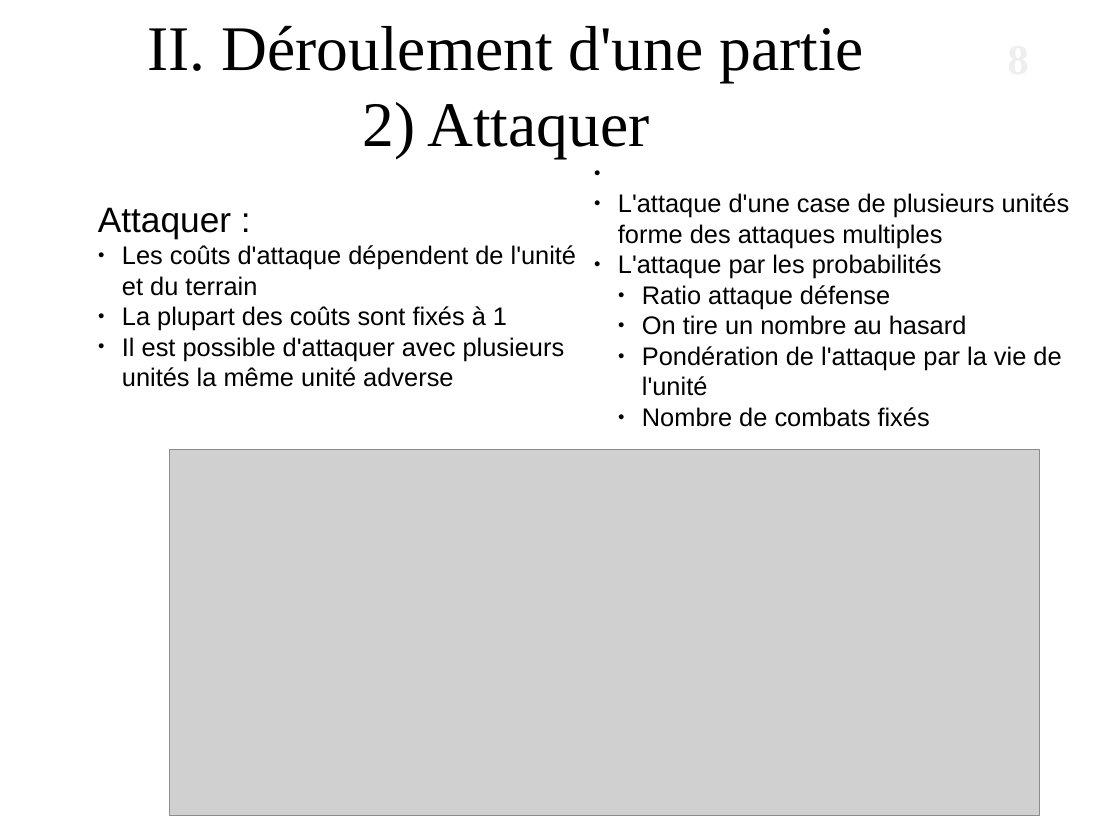
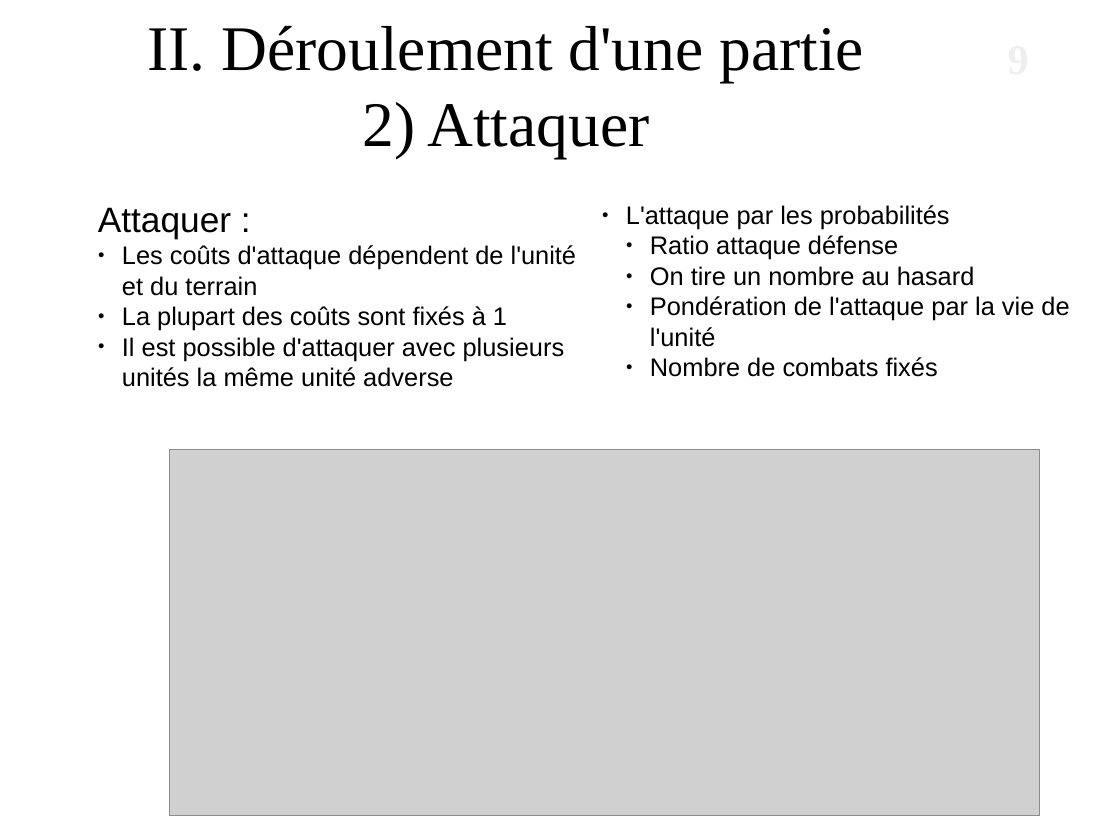
Before and after one commit to alexandreAudinot/projetPOOAudSee, a slide deck: slide 9 of Rapports/Documentation/diapo.odp (slide 8 before the commit). Drawn at 1120x840 pixels with LibreOffice and Linux fonts; fonts in the diff are those of the drawing; grey boxes stand for pictures; background and template pictures are left out. Boxes give left, top, right and bottom in pixels: in the first picture for what was removed or moved away, otherwise in the second. Text is boxed around its words. In the diff, an @@ line names an element or a change of style, - is before the commit and + after.

```diff
--- a/Rapports/Documentation/diapo.odp
+++ b/Rapports/Documentation/diapo.odp
@@ page number at box(768, 33, 1030, 90): text changed @@
-8
+9
@@ text "L'attaque par les probabilités": place and size @@
-text "L'attaque par les probabilités" at box(618, 193, 1070, 427)
+text "L'attaque par les probabilités" at box(626, 205, 1069, 377)
@@ text at box(618, 193, 1070, 248): paragraph removed @@
-● L'attaque d'une case de plusieurs unités forme des attaques multiples
```
Also in this commit, not shown: 1 other slide changed, 1 slide added, 10 other files.
